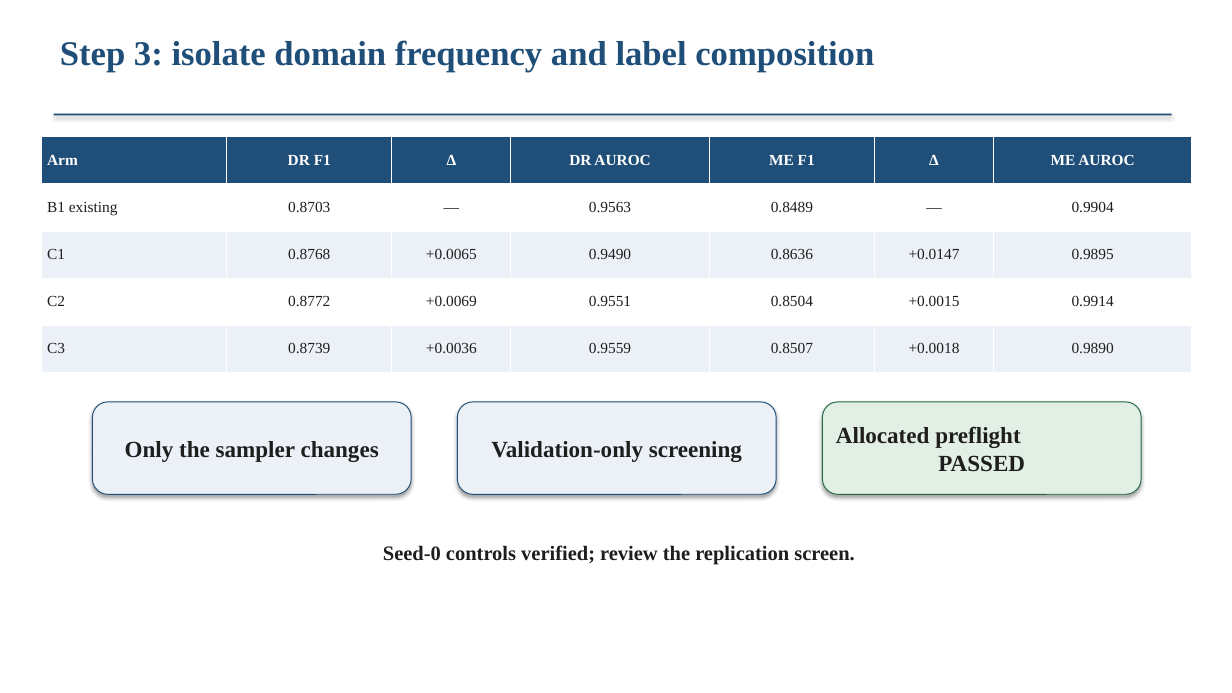
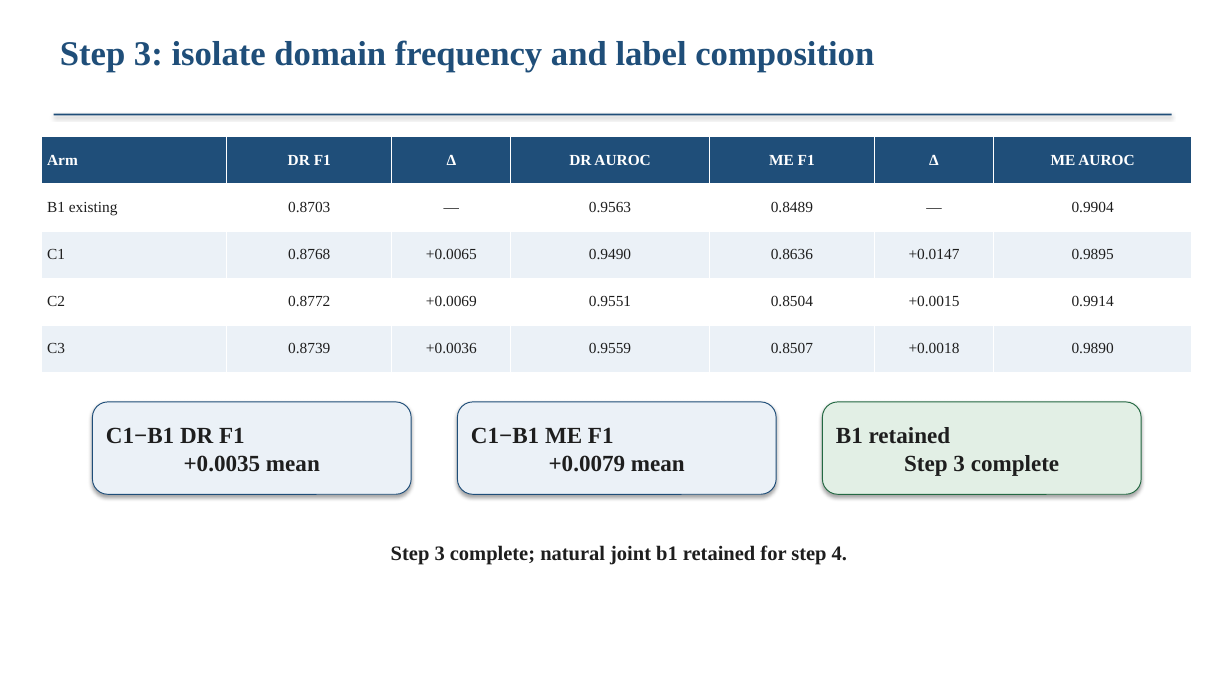
Before and after one commit to Sahith59/brset-convnextv2, a slide deck: slide 7 of research/codex/reports/BRSET_mBRSET_Research_Update.pptx. Drawn at 1232x693 pixels with LibreOffice and Linux fonts; fonts in the diff are those of the drawing. Boxes give left, top, right and bottom in pixels: in the first picture for what was removed or moved away, otherwise in the second. Text is boxed around its words. In the diff, an @@ line names an element or a change of style, - is before the commit and + after.

Commit message:
Close Step 3 sampling controls

```diff
--- a/research/codex/reports/BRSET_mBRSET_Research_Update.pptx
+++ b/research/codex/reports/BRSET_mBRSET_Research_Update.pptx
@@ text in rounded rectangle at (x1=106, y1=427, x2=320, y2=472): text changed @@
-Only the sampler changes
+C1−B1 DR F1
++0.0035 mean
@@ text in rounded rectangle at (x1=471, y1=427, x2=685, y2=472): text changed @@
-Validation-only screening
+C1−B1 ME F1
++0.0079 mean
@@ text in rounded rectangle at (x1=836, y1=427, x2=1059, y2=476): text changed @@
-Allocated preflight
-PASSED
+B1 retained
+Step 3 complete
@@ text at (x1=391, y1=545, x2=847, y2=565): text changed @@
-Seed-0 controls verified; review the replication screen.
+Step 3 complete; natural joint b1 retained for step 4.
```
Also in this commit, not shown: 2 other slides changed, 12 other files.
